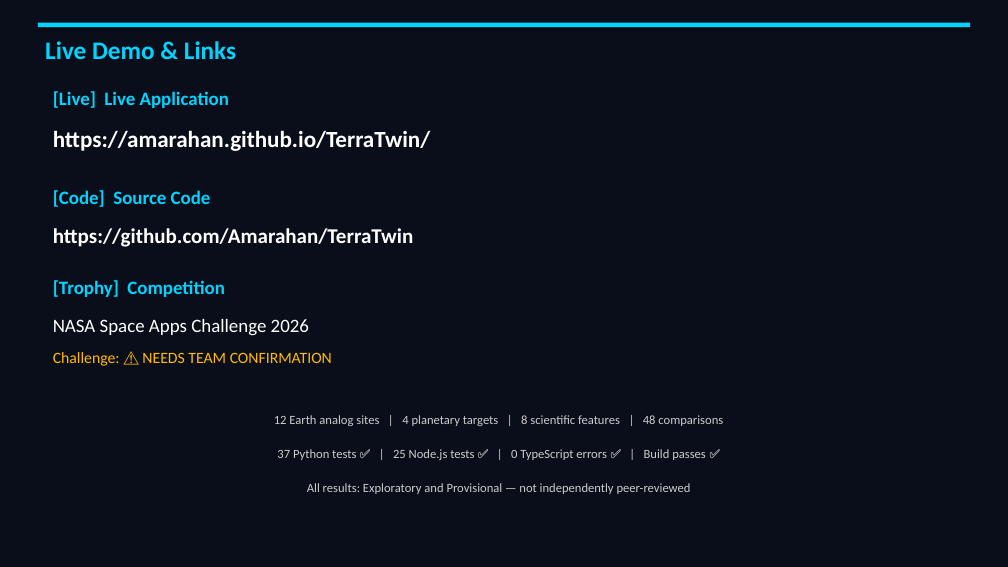
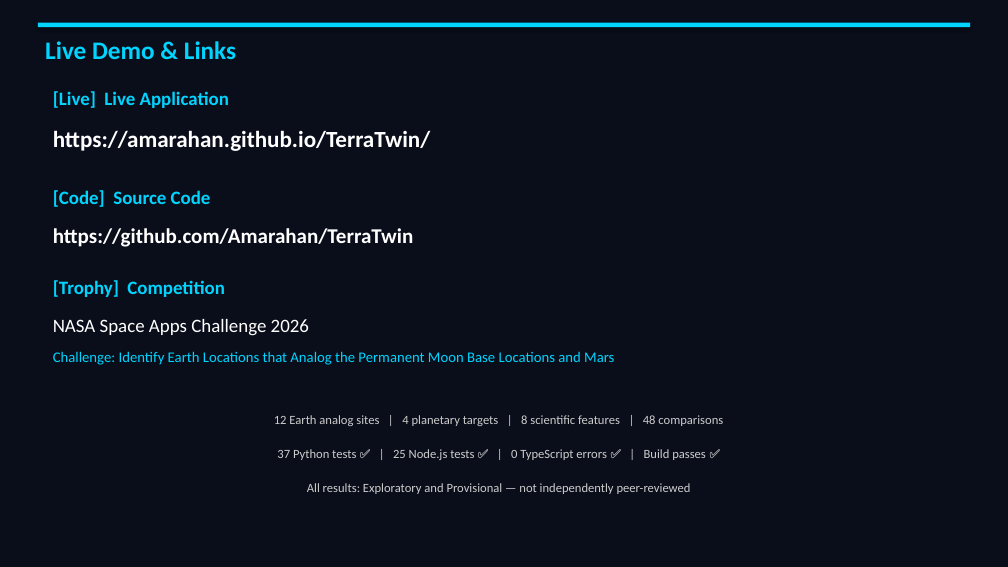
Before and after one commit to Amarahan/TerraTwin, a slide deck: slide 7 of submission/TerraTwin_Final_Demo.pptx. Drawn at 1008x567 pixels with LibreOffice and Linux fonts; fonts in the diff are those of the drawing. Boxes give left, top, right and bottom in pixels: in the first picture for what was removed or moved away, otherwise in the second. Text is boxed around its words. In the diff, an @@ line names an element or a change of style, - is before the commit and + after.

Commit message:
docs: bind official challenge title 'Identify Earth Locations that Analog the Permanent Moon Base Locations and Mars' to all submission materials

```diff
--- a/submission/TerraTwin_Final_Demo.pptx
+++ b/submission/TerraTwin_Final_Demo.pptx
@@ text at [53, 351, 614, 365]: text changed; size 15 to 14 pt; text colour #FFBB00 to #00D4FF @@
-Challenge: ⚠️ NEEDS TEAM CONFIRMATION
+Challenge: Identify Earth Locations that Analog the Permanent Moon Base Locations and Mars
```
Also in this commit, not shown: 2 other slides changed, 7 other files.
